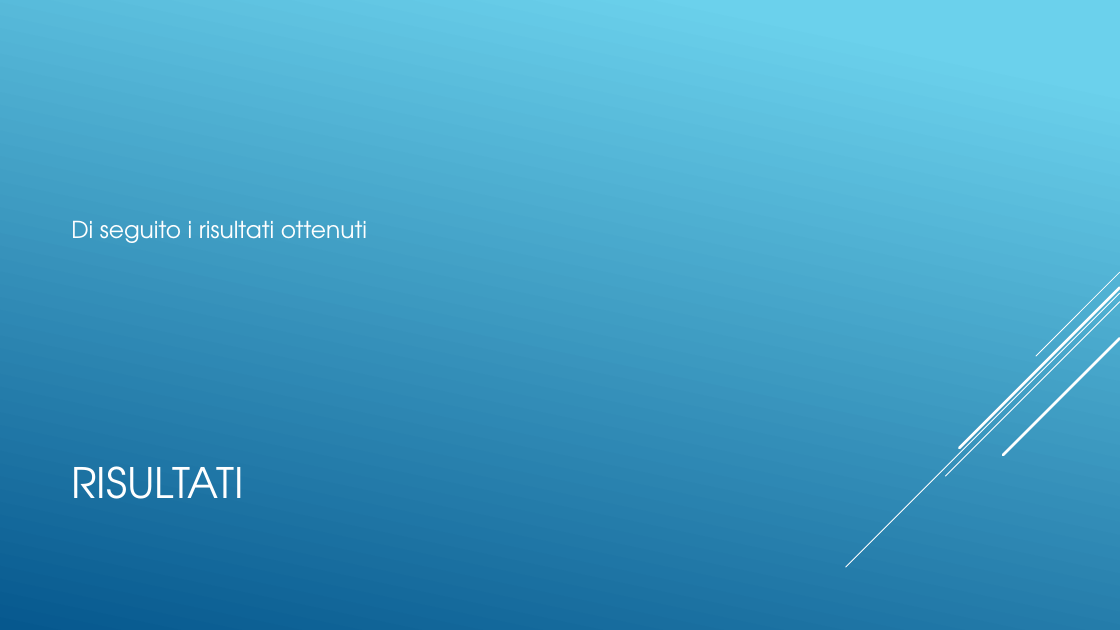
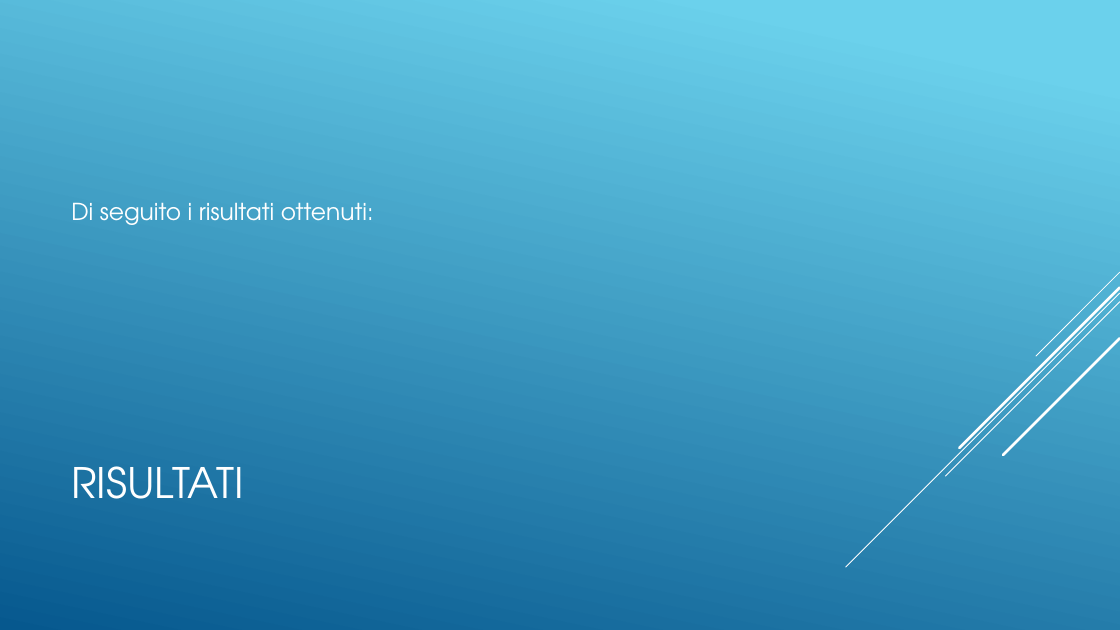
Before and after one commit to Bognanni/gsasrec-py-rust, a slide deck: slide 20 of Gsasrec.pptx. Drawn at 1120x630 pixels with LibreOffice and Linux fonts; fonts in the diff are those of the drawing. Boxes give left, top, right and bottom in pixels: in the first picture for what was removed or moved away, otherwise in the second. Text is boxed around its words. In the diff, an @@ line names an element or a change of style, - is before the commit and + after.

```diff
--- a/Gsasrec.pptx
+++ b/Gsasrec.pptx
@@ text at (x1=71, y1=202, x2=374, y2=225): text changed @@
-Di seguito i risultati ottenuti
+Di seguito i risultati ottenuti:
```
Also in this commit, not shown: 4 other files.
